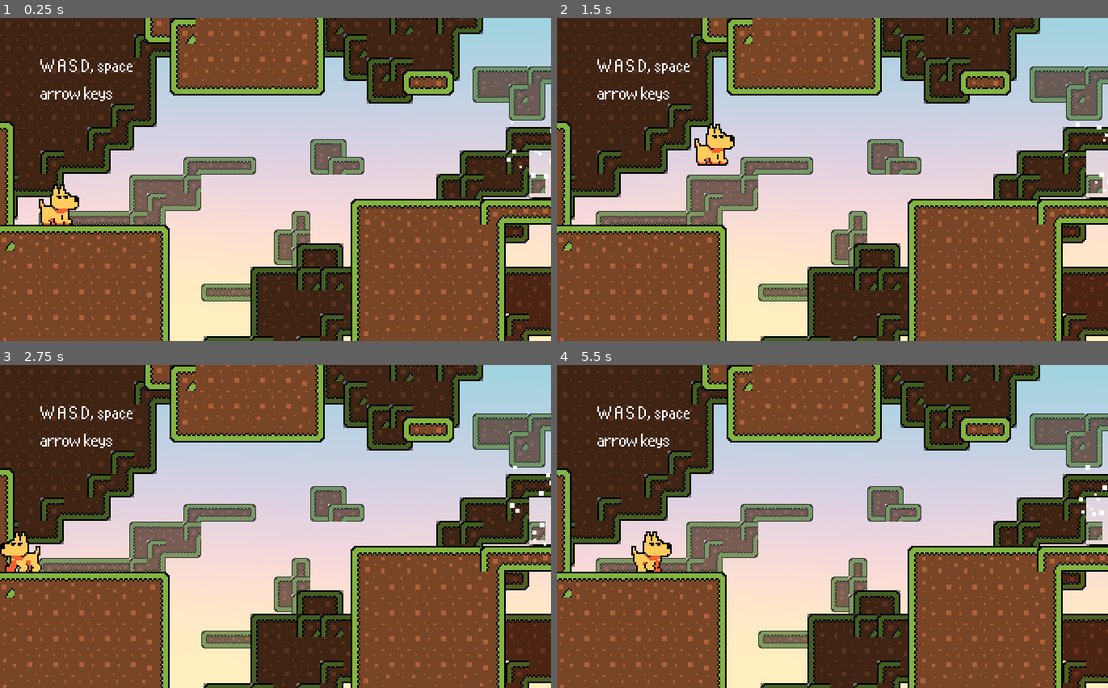
Above: before the commit, frames 1-4 (two rows, left to right).
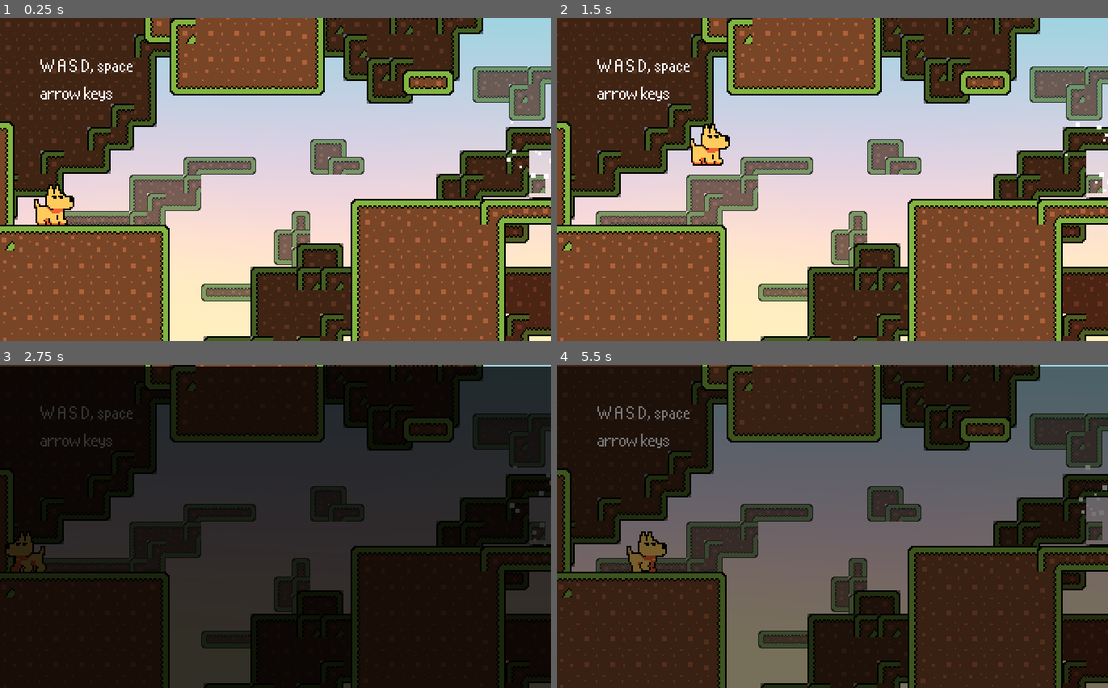
Above: after the commit, the same moments.

Repository: Andropas/Gravidog
Game: Godot game, scene res://data/main/main.tscn
Same seed, same stepped clock (60 frames per second), same inputs: the game is played once before the commit and once after it.
Inputs:
- Up to frame 1 (0.25 s): no input
- Up to frame 2 (1.5 s): hold D (move_right) from 0.53 s (still down); tap Space (jump) at 0.77 s
- Up to frame 3 (2.75 s): tap Space (jump) at 1.52 s; release D (move_right) at 2.03 s; hold A (move_left) from 2.03 s (still down)
- Up to frame 4 (5.5 s): release A (move_left) at 2.78 s; hold D (move_right) 2.78-4.28 s; tap Space (jump) at 3.02, 3.77, 4.52 s; hold A (move_left) 4.28-5.03 s; hold D (move_right) from 5.03 s (still down)

The runs differ from the first frame. In frame 1, 0.5% of the frame differs, in the area x 6-15%, y 51-64%; in frame 2, 0.5%; in frame 3, 94%, in the area x 0-100%, y 0-100%; in frame 4, 94%.

Commit message:
Fixed sprite offset

Diff:
--- a/data/main/game.gd
+++ b/data/main/game.gd
@@ -24,7 +24,7 @@
 
 
 func _on_game_over():
-	anim.play("restart_level")
+	anim.play("change_level")
 	player.position = check_point
 	player.vel = check_velocity
 	player.change_gravity(check_gravity)
--- a/data/main/main.tscn
+++ b/data/main/main.tscn
@@ -28,7 +28,7 @@
 tracks/0/imported = false
 tracks/0/enabled = true
 tracks/0/keys = {
-"times": PoolRealArray( 0, 0.1, 0.4 ),
+"times": PoolRealArray( 0, 0.1, 0.6 ),
 "transitions": PoolRealArray( 1, 1, 1 ),
 "update": 0,
 "values": [ Color( 1, 1, 1, 1 ), Color( 1, 1, 1, 1 ), Color( 1, 1, 1, 0 ) ]
--- a/data/player/Player.tscn
+++ b/data/player/Player.tscn
@@ -65,7 +65,6 @@
 
 [node name="Shape" type="CollisionShape2D" parent="."]
 use_parent_material = true
-position = Vector2( 0, -2.5 )
 shape = SubResource( 1 )
 __meta__ = {
 "_editor_description_": ""
@@ -73,7 +72,7 @@
 
 [node name="Sprite" type="Sprite" parent="Shape"]
 use_parent_material = true
-position = Vector2( 6, -7.5 )
+position = Vector2( 3, -7.5 )
 texture = ExtResource( 2 )
 hframes = 7
 
Binary file added: exe/html/index.apple-touch-icon.png
Not shown, added: exe/html/index.apple-touch-icon.png.import
Binary file added: exe/html/index.icon.png
Not shown, added: exe/html/index.icon.png.import
Binary file added: exe/html/index.png
Not shown, added: exe/html/index.png.import
Not shown, changed: export_presets.cfg
Not shown, changed: exe/html/html.zip
Not shown, added: exe/html/index.audio.worklet.js
Not shown, changed: exe/html/index.html
Not shown, added: exe/html/index.js
Not shown, added: exe/html/index.pck
(and 1 more such lines)
